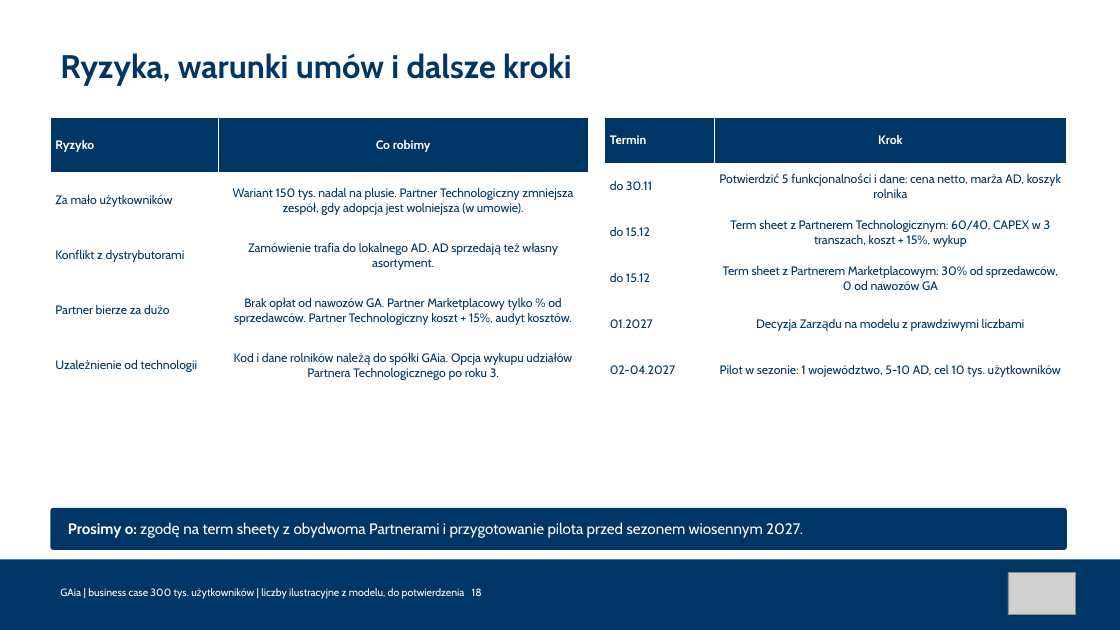
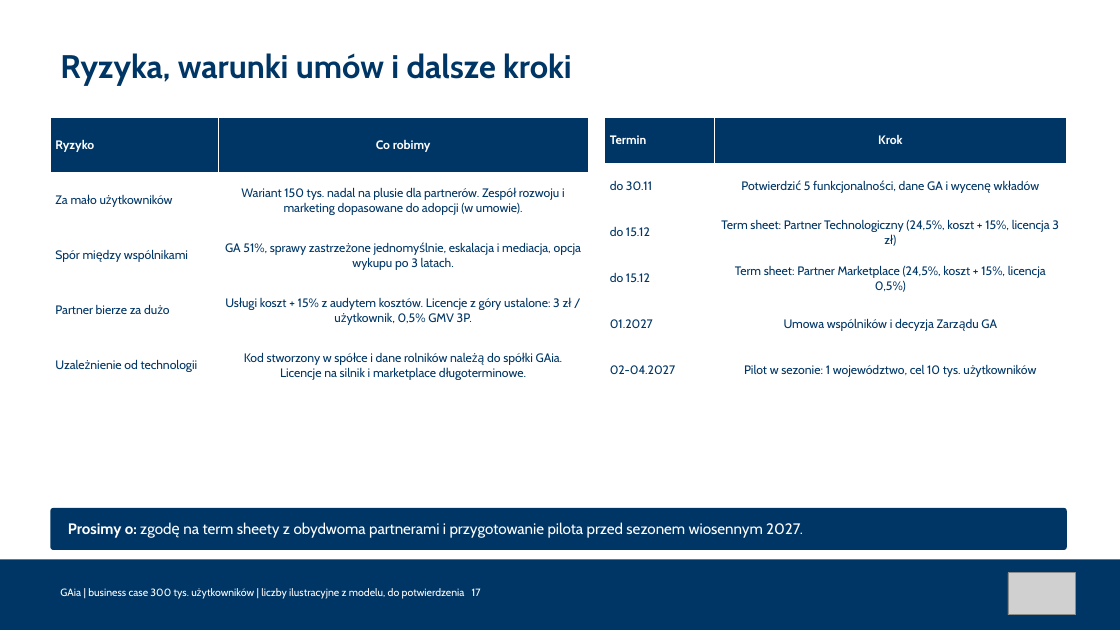
Before and after one commit to Angelika-pruchniak/gaia, a slide deck: slide 17 of GA_GAia_prezentacja_business_case.pptx (slide 18 before the commit). Drawn at 1120x630 pixels with LibreOffice and Linux fonts; fonts in the diff are those of the drawing; grey boxes stand for pictures. Boxes give left, top, right and bottom in pixels: in the first picture for what was removed or moved away, otherwise in the second. Text is boxed around its words. In the diff, an @@ line names an element or a change of style, - is before the commit and + after.

```diff
--- a/GA_GAia_prezentacja_business_case.pptx
+++ b/GA_GAia_prezentacja_business_case.pptx
@@ table at <box>50,118,588,393</box> @@
-row 2, column 2: Wariant 150 tys. nadal na plusie. Partner Technologiczny zmniejsza zespół, gdy adopcja jest wolniejsza (w umowie).
+row 2, column 2: Wariant 150 tys. nadal na plusie dla partnerów. Zespół rozwoju i marketing dopasowane do adopcji (w umowie).
-row 3, column 1: Konflikt z dystrybutorami
+row 3, column 1: Spór między wspólnikami
-row 3, column 2: Zamówienie trafia do lokalnego AD. AD sprzedają też własny asortyment.
+row 3, column 2: GA 51%, sprawy zastrzeżone jednomyślnie, eskalacja i mediacja, opcja wykupu po 3 latach.
-row 4, column 2: Brak opłat od nawozów GA. Partner Marketplacowy tylko % od sprzedawców. Partner Technologiczny koszt + 15%, audyt kosztów.
+row 4, column 2: Usługi koszt + 15% z audytem kosztów. Licencje z góry ustalone: 3 zł / użytkownik, 0,5% GMV 3P.
-row 5, column 2: Kod i dane rolników należą do spółki GAia. Opcja wykupu udziałów Partnera Technologicznego po roku 3.
+row 5, column 2: Kod stworzony w spółce i dane rolników należą do spółki GAia. Licencje na silnik i marketplace długoterminowe.
@@ table at <box>605,118,1067,393</box> @@
-row 2, column 2: Potwierdzić 5 funkcjonalności i dane: cena netto, marża AD, koszyk rolnika
+row 2, column 2: Potwierdzić 5 funkcjonalności, dane GA i wycenę wkładów
-row 3, column 2: Term sheet z Partnerem Technologicznym: 60/40, CAPEX w 3 transzach, koszt + 15%, wykup
+row 3, column 2: Term sheet: Partner Technologiczny (24,5%, koszt + 15%, licencja 3 zł)
-row 4, column 2: Term sheet z Partnerem Marketplacowym: 30% od sprzedawców, 0 od nawozów GA
+row 4, column 2: Term sheet: Partner Marketplace (24,5%, koszt + 15%, licencja 0,5%)
-row 5, column 2: Decyzja Zarządu na modelu z prawdziwymi liczbami
+row 5, column 2: Umowa wspólników i decyzja Zarządu GA
-row 6, column 2: Pilot w sezonie: 1 województwo, 5-10 AD, cel 10 tys. użytkowników
+row 6, column 2: Pilot w sezonie: 1 województwo, cel 10 tys. użytkowników
@@ text at <box>68,522,803,538</box>: text changed @@
-Prosimy o: zgodę na term sheety z obydwoma Partnerami i przygotowanie pilota przed sezonem wiosennym 2027.
+Prosimy o: zgodę na term sheety z obydwoma partnerami i przygotowanie pilota przed sezonem wiosennym 2027.
@@ text at <box>60,588,481,599</box>: text changed @@
-GAia | business case 300 tys. użytkowników | liczby ilustracyjne z modelu, do potwierdzenia 18
+GAia | business case 300 tys. użytkowników | liczby ilustracyjne z modelu, do potwierdzenia 17
```
Also in this commit, not shown: 14 other slides changed, 2 slides added, 3 slides removed, 10 other files.
